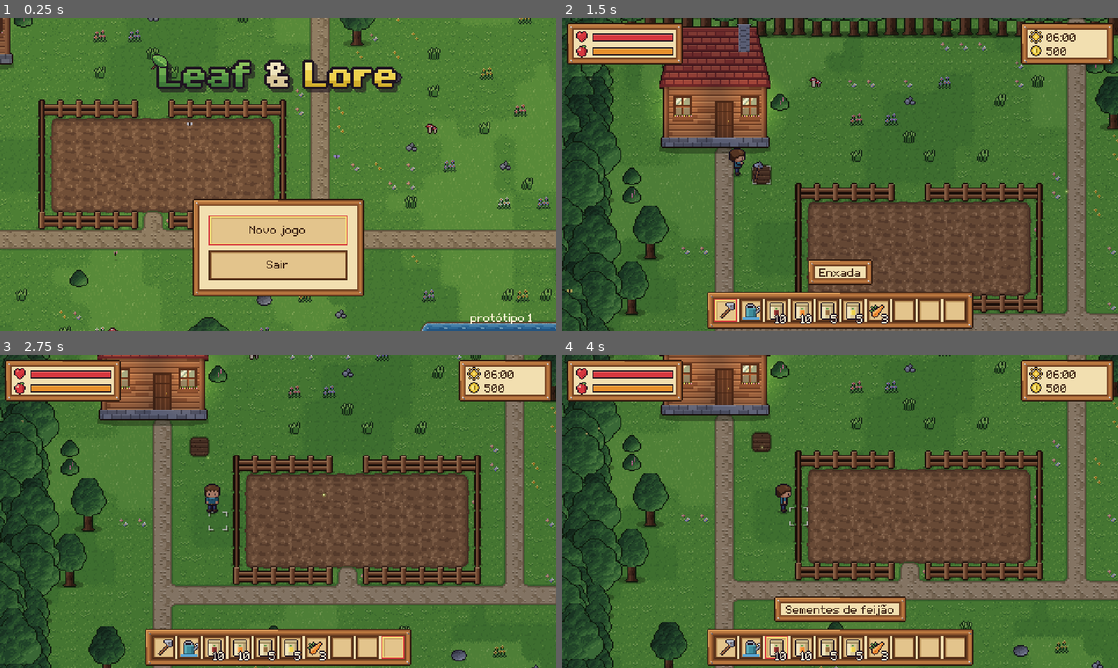
Above: before the commit, frames 1-4 (two rows, left to right).
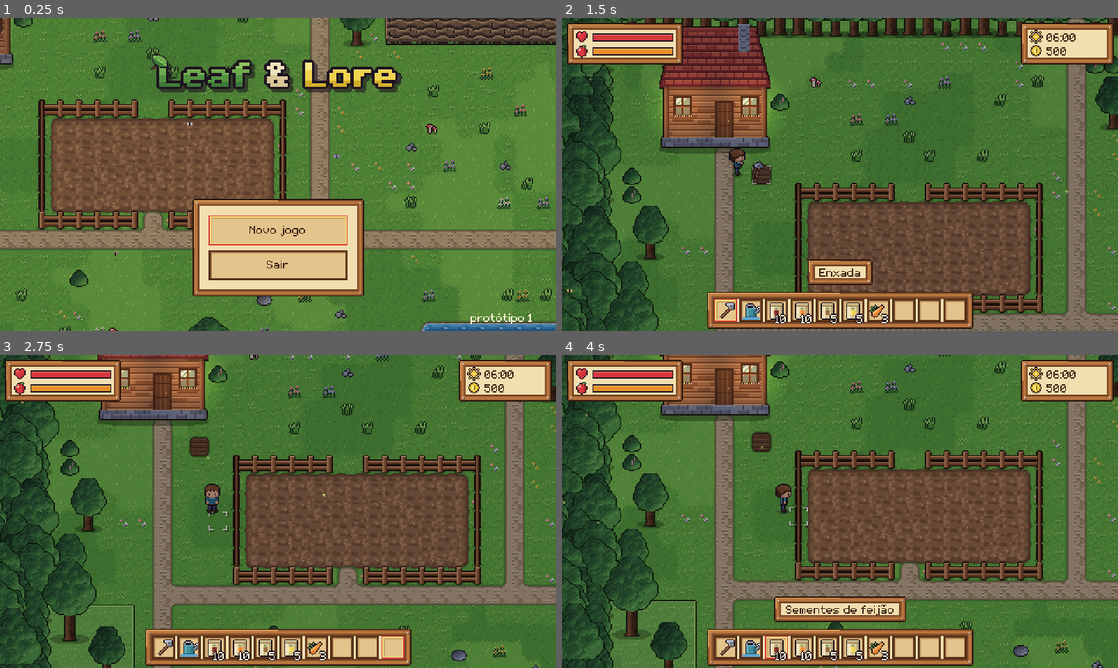
Above: after the commit, the same moments.

Repository: arturity7/game
Game: Godot game, scene res://scenes/main.tscn
Same seed, same stepped clock (60 frames per second), same inputs: the game is played once before the commit and once after it.
Inputs (mouse positions are in pixels of both pictures, inside the frame that each line leads up to):
- Up to frame 1 (0.25 s): no input
- Up to frame 2 (1.5 s): click "Novo jogo" at 0.5 s; tap Enter at 1.25 s; move the mouse to (962, 158) at 1.27 s; hold D (mover_direita) from 1.28 s (still down); tap 1 (barra_1) at 1.35 s; click (962, 158) at 1.42 s
- Up to frame 3 (2.75 s): move the mouse to (166, 527) at 2.02 s; release D (mover_direita) at 2.03 s; hold S (mover_baixo) from 2.03 s (still down); tap 0 (barra_10) at 2.1 s; click (166, 527) at 2.17 s
- Up to frame 4 (4 s): move the mouse to (895, 442) at 2.77 s; release S (mover_baixo) at 2.78 s; hold D (mover_direita) 2.78-3.53 s; tap 2 (barra_2) at 2.85 s; click (895, 442) at 2.92 s; tap Space (avancar) at 3.5 s; move the mouse to (812, 574) at 3.52 s; hold Space (avancar) from 3.53 s (still down); tap 3 (barra_3) at 3.6 s; click (812, 574) at 3.67 s

The runs differ from the first frame. In frame 1, 2.7% of the frame differs, in the area x 69-100%, y 0-14%; in frame 2, 0.7%; in frame 3, 1.3%; in frame 4, 1.3%.

Commit message:
arte: morros com paredão de pedra na fazenda e na Colina do Portal
Co-Authored-By: Claude Opus 5.5 <noreply@anthropic.com>
Claude-Session: https://claude.ai/code/session_01Kzt8bq9ekhbHqR45GCB41M

Diff:
--- a/game/content/config/tiles.json
+++ b/game/content/config/tiles.json
@@ -1,5 +1,5 @@
 {
-  "_sobre": "Tipos de chão. A grama é a base de tudo; 'enfei …(708 unchanged characters)… ar' (ou fica abaixo dele, com 'abaixo').",
+  "_sobre": "Tipos de chão. A grama é a base de tudo; 'enfei …(708 unchanged characters)… ar' (ou fica abaixo dele, com 'abaixo'). 'paredao' = desenho do paredão de pedra que aparece nas 'altura_paredao' células logo abaixo da beira de baixo desse chão (morros); o paredão bloqueia a passagem.",
   "grama": {
     "base": true,
     "densidade_enfeites": 0.09,
@@ -59,5 +59,12 @@
   "parede": {
     "interior": true,
     "solido": true
+  },
+  "morro": {
+    "terreno": "morro.png",
+    "ordem": 6,
+    "solido": true,
+    "paredao": "paredao.png",
+    "altura_paredao": 2
   }
 }
--- a/game/content/mapas/colina.json
+++ b/game/content/mapas/colina.json
@@ -10,15 +10,18 @@
   "P": "pinheiro",
   "b": "arbusto",
   "p": "pedra",
-  "M": "menir"
+  "M": "menir",
+  "^": "morro",
+  "Y": "pinheiro@morro",
+  "R": "arvore@morro"
  },
  "linhas": [
   "PPPPPPPPPPPPPPP=PPPPPPPPPPPPPP",
-  "P..............=.............P",
-  "P......P.......=.............P",
-  "P..............=...M...M.....P",
-  "P...P..........=.............P",
-  "P..............=.M.......M...P",
+  "P^Y^^^^^^^Y^...=........^^Y^^P",
+  "P^^^^Y^Y^^^^...=........^^^^^P",
+  "P^^^^^^^^^^^...=...M...M.....P",
+  "P^^^Y^^^^Y^^...=.............P",
+  "P^^^^^^^^^^^...=.M.......M...P",
   "P..............=M............P",
   "P..............=.............P",
   "P..............=.M.......M...P",
--- a/game/content/mapas/fazenda.json
+++ b/game/content/mapas/fazenda.json
@@ -10,13 +10,16 @@
   "#": "cerca",
   "A": "arvore",
   "b": "arbusto",
-  "p": "pedra"
+  "p": "pedra",
+  "^": "morro",
+  "R": "arvore@morro",
+  "B": "arbusto@morro"
  },
  "linhas": [
   "AAAAAAAAAAAAAAAAAAAAAAAAAA=AAAAAAAAAAAAAAAAAAAAA",
-  "A.........................=....................A",
-  "A.........................=bb...............A..A",
-  "A.........................=........A..........bA",
+  "A.........................=...^^R^^^^^^^^^R^^^^A",
+  "A.........................=bb.^^^^^^^^^R^^^^R^^A",
+  "A.........................=...^^^^^R^^^^^^^^^^BA",
   "A.........b...............=....................A",
   "A.........................=.A..................A",
   "A.........................=....................A",
@@ -30,12 +33,12 @@
   "A......=...#tttttttttttt#.=.................A..A",
   "A.A....=...######=#######.=....................A",
   "A......=========================================",
-  "A......=.......................................A",
-  "A......=.....b.................................A",
-  "A......=...............p.....................b.A",
-  "A...A..=.......................................A",
-  "A......=........................~~~~~~~~~......A",
-  "A......=.......................~~~~~~~~~~~.....A",
+  "A^^^^^.=.......................................A",
+  "A^R^^^.=.....b.................................A",
+  "A^^^^^.=...............p.....................b.A",
+  "A^^^R^.=.......................................A",
+  "A^^^^^.=........................~~~~~~~~~......A",
+  "A^^^^^.=.......................~~~~~~~~~~~.....A",
   "A......=.......................~~~~~~~~~~~.....A",
   "A......=.p..........A..........~~~~~~~~~~~.....A",
   "A......=..................p....~~~~~~~~~~~.....A",
--- a/game/scripts/main.gd
+++ b/game/scripts/main.gd
@@ -299,7 +299,7 @@
 			return
 		"arar":
 			for cel in celulas:
-				var tipo := mundo.mapa.tipo_em(cel) if mundo.mapa.objeto_em(cel).is_empty() else "objeto"
+				var tipo := mundo.mapa.tipo_em(cel) if mundo.mapa.objeto_em(cel).is_empty() and not mundo.bloqueada(cel) else "objeto"
 				if Fazenda.arar(d, mapa, cel, tipo, cfg):
 					feito = true
 			Efeitos.ferramenta(mundo, c, icone, "enxada", esquerda)
--- a/game/scripts/world/mundo.gd
+++ b/game/scripts/world/mundo.gd
@@ -32,6 +32,7 @@
 var luzes: Array = []       # luzes (PointLight2D) e janelas acesas (Sprite2D) que aparecem à noite
 var _textura_luz: Texture2D
 var ambiente: Ambiente      # borboletas, folhas e vaga-lumes (só ao ar livre)
+var paredoes := {}          # Vector2i -> linha do paredão (0 = de cima): células abaixo da beira de um morro
 var _copas := PackedVector2Array()
 
 
@@ -61,6 +62,7 @@
 			add_child(vela)
 			luzes.append(vela)
 	else:
+		_achar_paredoes()
 		_montar_chao()
 	arado = _camada(TEX_ARADO, 1, Vector2(-TAM / 2.0, -TAM / 2.0), "Arado")
 	molhado = _camada(TEX_MOLHADO, 1, Vector2(-TAM / 2.0, -TAM / 2.0), "Molhado")
@@ -144,6 +146,65 @@
 		for dy in mapa.altura + 1:
 			for dx in mapa.largura + 1:
 				_pintar_dupla(camada, Vector2i(dx, dy), pred)
+	_desenhar_paredoes()
+
+
+## Paredão de pedra abaixo da beira de baixo de cada morro (tiles.json: "paredao" e "altura_paredao").
+func _achar_paredoes() -> void:
+	for tipo in Config.tiles:
+		var def = Config.tiles[tipo]
+		if typeof(def) != TYPE_DICTIONARY or not def.has("paredao"):
+			continue
+		var alt := int(def.get("altura_paredao", 2))
+		for y in mapa.altura:
+			for x in mapa.largura:
+				var c := Vector2i(x, y)
+				if mapa.chao_em(c) != tipo or mapa.chao_em(c + Vector2i(0, 1)) == tipo:
+					continue
+				for k in alt:
+					var b := c + Vector2i(0, k + 1)
+					if b.y >= mapa.altura or mapa.chao_em(b) == tipo:
+						break
+					paredoes[b] = k
+
+
+func _desenhar_paredoes() -> void:
+	if paredoes.is_empty():
+		return
+	var tex: Texture2D = null
+	for tipo in Config.tiles:
+		var def = Config.tiles[tipo]
+		if typeof(def) == TYPE_DICTIONARY and def.has("paredao"):
+			tex = load(SPRITES + "terreno/" + str(def["paredao"]))
+			break
+	var ts := TileSet.new()
+	ts.tile_size = Vector2i(TAM, TAM)
+	var src := TileSetAtlasSource.new()
+	src.texture = tex
+	src.texture_region_size = Vector2i(TAM, TAM)
+	for i in tex.get_width() / TAM:
+		for j in tex.get_height() / TAM:
+			src.create_tile(Vector2i(i, j))
+	ts.add_source(src, 0)
+	var camada := TileMapLayer.new()
+	camada.name = "Paredao"
+	camada.tile_set = ts
+	add_child(camada)
+	var linhas := tex.get_height() / TAM
+	for c in paredoes:
+		var k: int = paredoes[c]
+		var esq: bool = paredoes.get(c + Vector2i(-1, 0), -1) == k
+		var dir: bool = paredoes.get(c + Vector2i(1, 0), -1) == k
+		var col := 2
+		if not esq and not dir:
+			col = 0
+		elif not esq:
+			col = 1
+		elif not dir:
+			col = 3
+		else:
+			col = [2, 4, 5][int(ruido(c.x, c.y - k, 91) * 3.0) % 3]
+		camada.set_cell(c, 0, Vector2i(col, mini(k, linhas - 1)))
 
 
 ## Número pseudoaleatório fixo por célula (0..1): a mesma célula sempre recebe a mesma variação.
@@ -298,6 +359,13 @@
 			forma.shape = ret
 			forma.position = Vector2((x0 + x) * TAM / 2.0, y * TAM + TAM / 2.0)
 			corpo.add_child(forma)
+	for c in paredoes:
+		var forma := CollisionShape2D.new()
+		var ret := RectangleShape2D.new()
+		ret.size = Vector2(TAM, TAM)
+		forma.shape = ret
+		forma.position = Vector2(c) * TAM + Vector2(TAM / 2.0, TAM / 2.0)
+		corpo.add_child(forma)
 	add_child(corpo)
 
 
@@ -418,7 +486,7 @@
 			for dy in range(-1, 2):
 				for dx in range(-1, 2):
 					var c := Vector2i(x + dx, y + dy)
-					if mapa.chao_em(c) != "grama" or mapa.ocupada(c):
+					if mapa.chao_em(c) != "grama" or mapa.ocupada(c) or paredoes.has(c):
 						livre = false
 			if not livre:
 				continue
@@ -501,7 +569,7 @@
 ## Célula onde o jogador não pode ficar (objeto sólido ou fora do mapa).
 func bloqueada(c: Vector2i) -> bool:
 	var chao := mapa.chao_em(c)
-	return mapa.ocupada(c) or chao == "" or bool(Config.tiles.get(chao, {}).get("solido", false))
+	return mapa.ocupada(c) or chao == "" or paredoes.has(c) or bool(Config.tiles.get(chao, {}).get("solido", false))
 
 
 func atualizar_luz(hora: float) -> void:
--- a/game/tests/fotos.gd
+++ b/game/tests/fotos.gd
@@ -135,10 +135,17 @@
 		await RenderingServer.frame_post_draw
 		get_viewport().get_texture().get_image().save_png(pasta.path_join("14b_mordida.png"))
 		main.pesca.cancelar()
+	main.mundo.jogador.position = Vector2(37, 7) * 16.0 + Vector2(8, 8)
+	main.mundo.atualizar_luz(10.0)
+	await _foto("17_fazenda_morro")
+	main.mundo.jogador.position = Vector2(6, 25) * 16.0 + Vector2(8, 8)
+	await _foto("17b_fazenda_morro_oeste")
 	main.trocar_mapa("colina", Vector2i(16, 9), "direita")
 	await get_tree().create_timer(0.8).timeout
 	main.mundo.atualizar_luz(10.0)
 	await _foto("15_colina")
+	main.mundo.jogador.position = Vector2(7, 9) * 16.0 + Vector2(8, 8)
+	await _foto("15d_colina_morro")
 	main.trocar_mapa("walden", Vector2i(13, 10), "cima")
 	await get_tree().create_timer(0.8).timeout
 	main.mundo.atualizar_luz(10.0)
Binary file added: game/assets/sprites/terreno/morro.png
Not shown, added: game/assets/sprites/terreno/morro.png.import
Binary file added: game/assets/sprites/terreno/paredao.png
Not shown, added: game/assets/sprites/terreno/paredao.png.import
Not shown, changed: docs/decisoes.md
Not shown, changed: docs/tecnico.md
Not shown, changed: ferramentas/arte/gerar_arte.py
Not shown, added: ferramentas/arte/relevo.py
